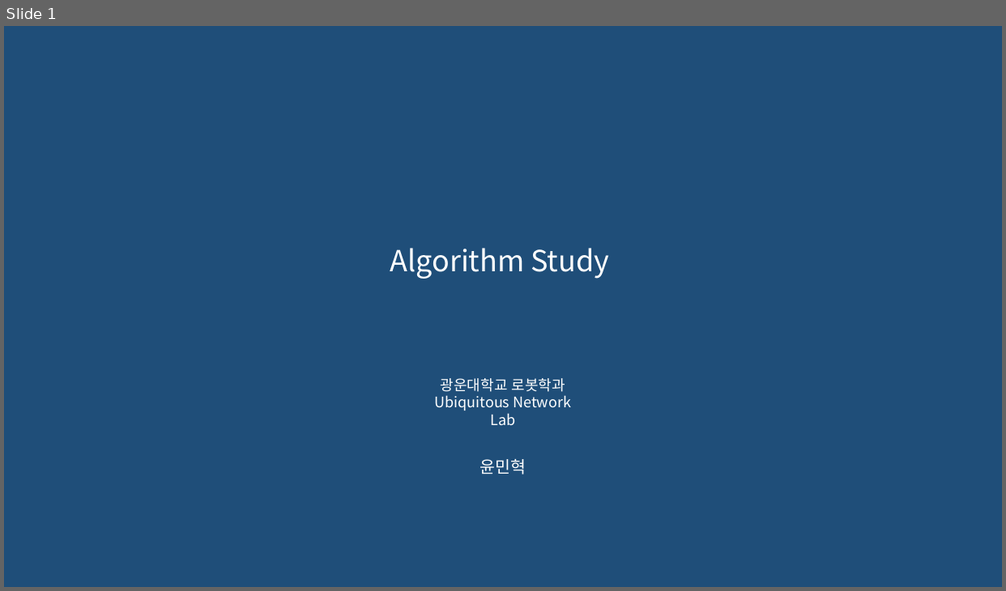
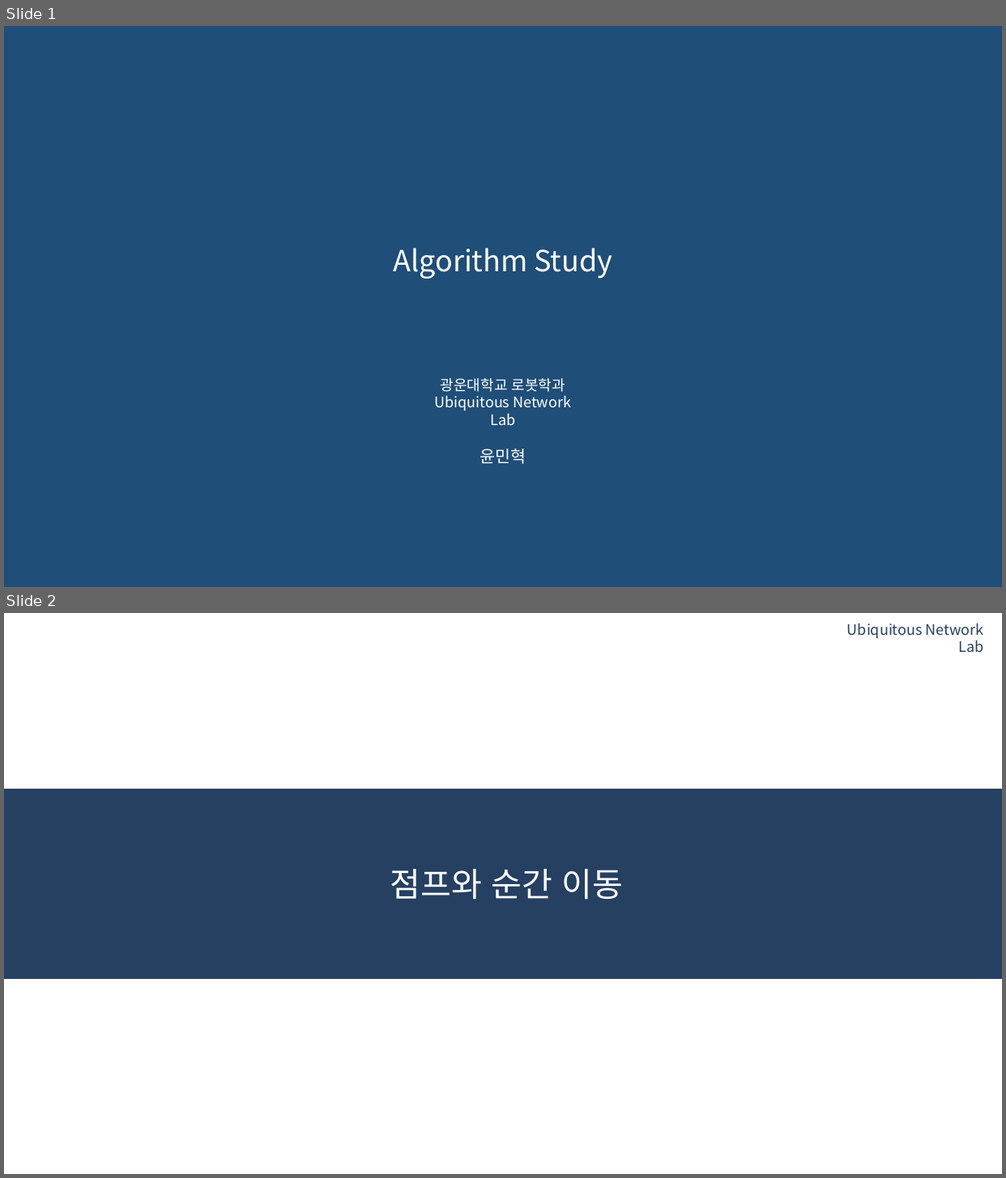
Before and after one commit to 0913ktg/Algorithm_Study, a slide deck: week_5/ppt/MinhyeokYun.pptx. Shown one above the other, each under a label of ours: slide 1 before the commit, slides 1 and 2 after it. The pictures are 1006x591 and 1006x1178 pixels, drawn with LibreOffice and Linux fonts; fonts in the diff are those of the drawing; background and template pictures are left out. Boxes give left, top, right and bottom in pixels: in the first picture for what was removed or moved away, otherwise in the second. Text is boxed around its words. In the diff, an @@ line names an element or a change of style, - is before the commit and + after.

```diff
--- a/week_5/ppt/MinhyeokYun.pptx
+++ b/week_5/ppt/MinhyeokYun.pptx
@@ slide 2 added at box(4, 613, 1002, 1174), background #FFFFFF @@
@@ text added at box(847, 623, 984, 652), 14 pt, text #254060 @@
+Ubiquitous Network Lab
@@ rectangle added at box(4, 789, 1002, 979), fill #254061 @@
@@ title added at box(390, 869, 624, 900), 32 pt, text #FFFFFF @@
+점프와 순간 이동
@@ slide 1 changed as well @@
@@ title "Algorithm Study": place and size @@
-title "Algorithm Study" at box(390, 248, 610, 279)
+title "Algorithm Study" at box(394, 248, 613, 279)
@@ subtitle "윤민혁": place and size @@
-subtitle "윤민혁" at box(480, 459, 526, 475)
+subtitle "윤민혁" at box(480, 449, 526, 464)
```
Also in this commit, not shown: 1 other slide changed, 3 other slides added, 5 slides removed, 1 other file.
